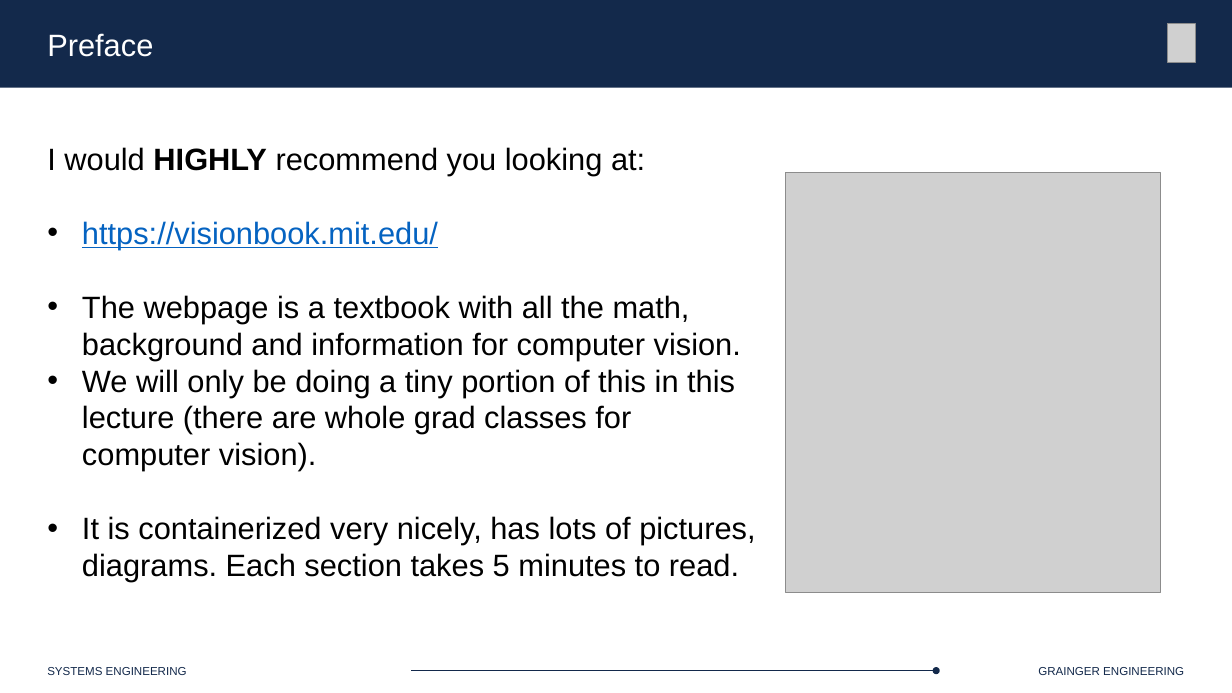
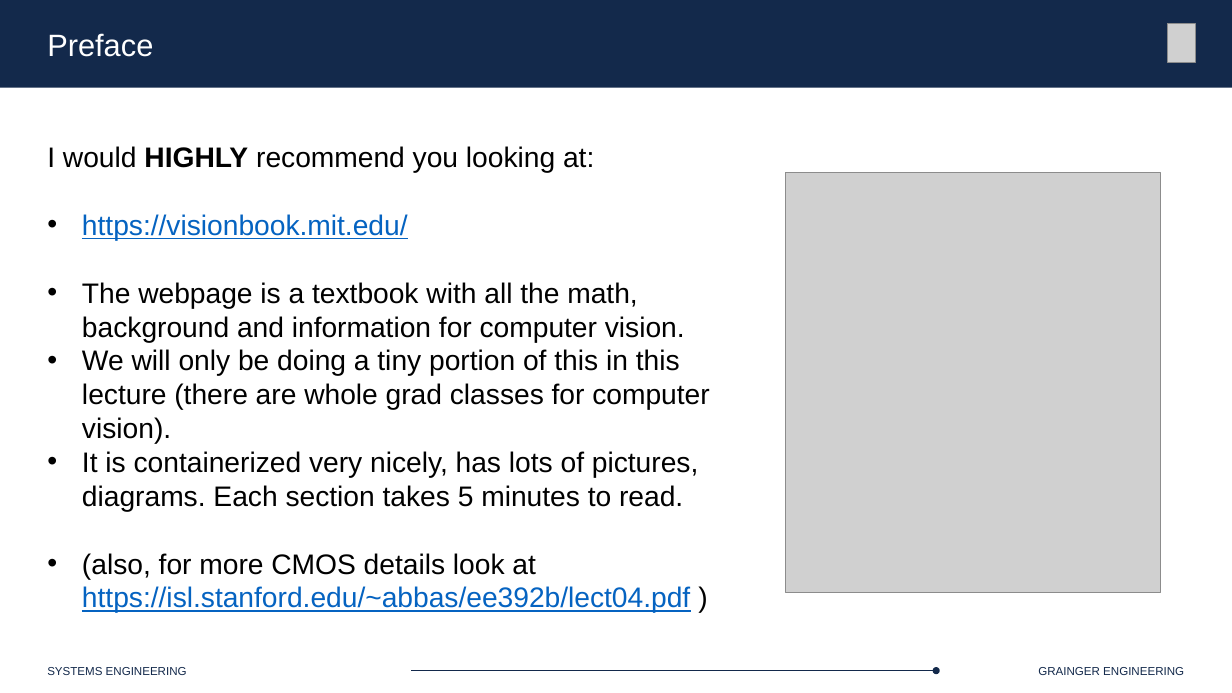
Before and after one commit to Marius-Juston/SE-423---Class-Material, a slide deck: slide 6 of Lectures/Slides/L17.pptx. Drawn at 1232x693 pixels with LibreOffice and Linux fonts; fonts in the diff are those of the drawing; grey boxes stand for pictures. Boxes give left, top, right and bottom in pixels: in the first picture for what was removed or moved away, otherwise in the second. Text is boxed around its words. In the diff, an @@ line names an element or a change of style, - is before the commit and + after.

Commit message:
updated progress on L17

```diff
--- a/Lectures/Slides/L17.pptx
+++ b/Lectures/Slides/L17.pptx
@@ text at <box>47,146,709,512</box>: size 24 to 22 pt in "I would HIGHLY recommend you looking at:", "https://visionbook.mit.edu/", "The webpage is a textbook with all ...", "We will only be doing a tiny ..." and 1 more places @@
@@ text at <box>82,553,690,613</box>: paragraph added @@
+• (also, for more CMOS details look at https://isl.stanford.edu/~abbas/ee392b/lect04.pdf )
```
Also in this commit, not shown: 18 slides added.
